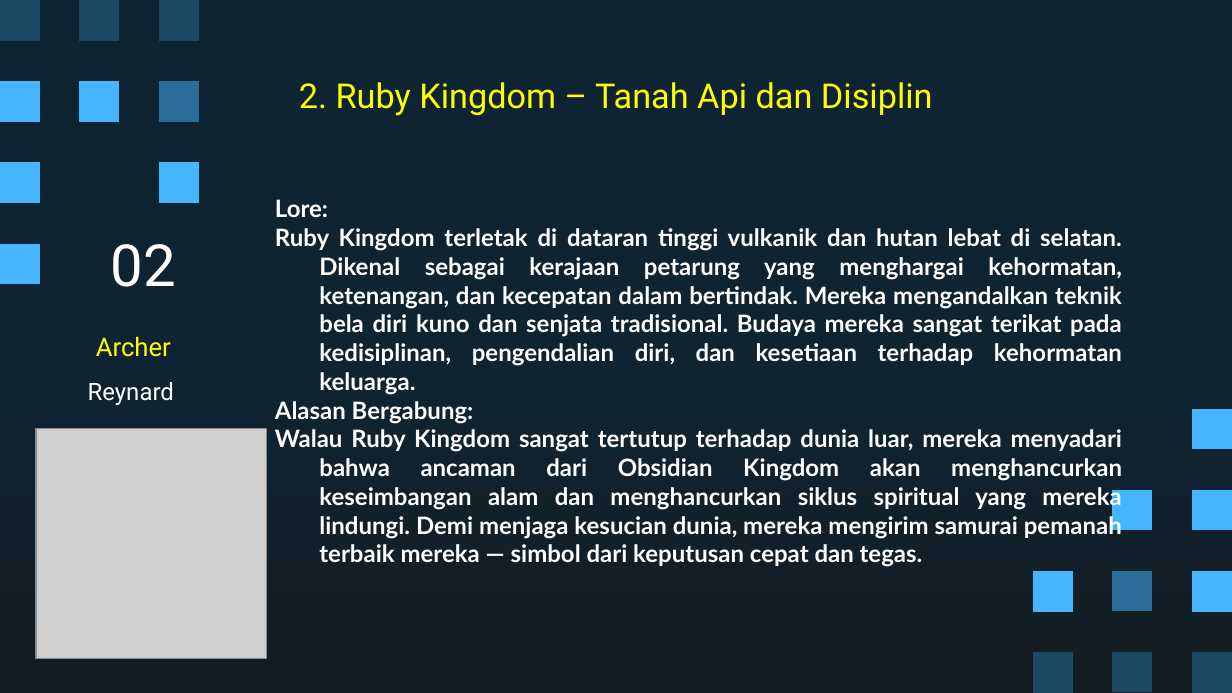
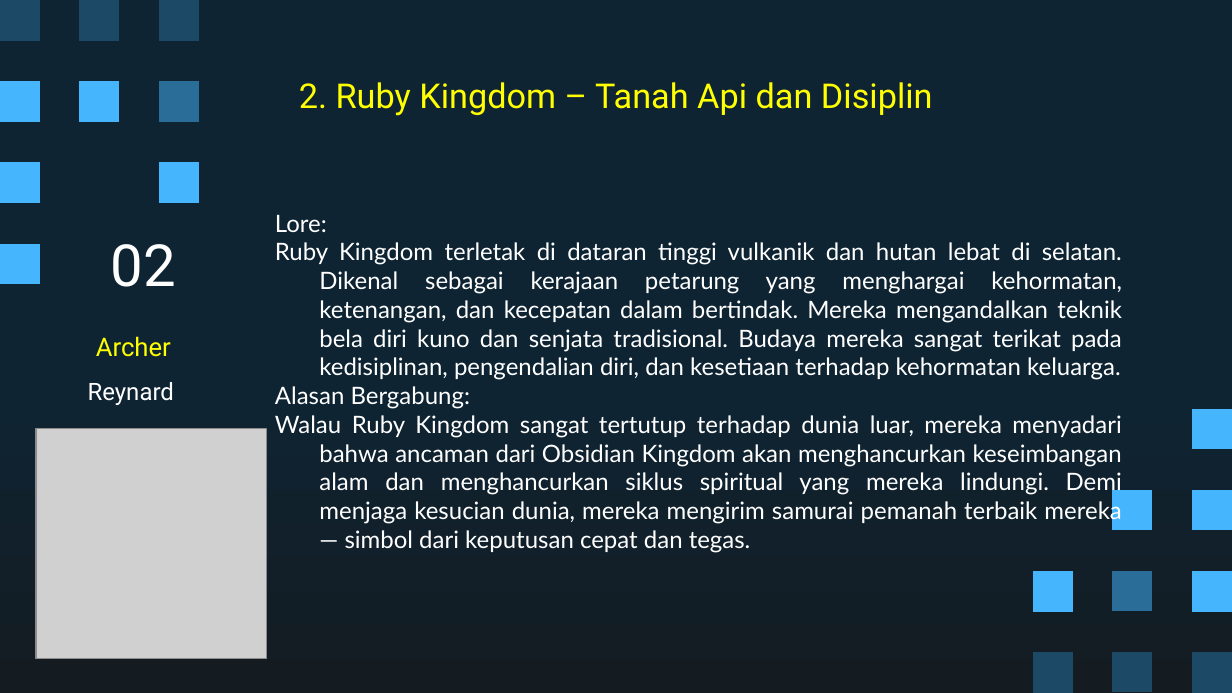
Before and after one commit to Ricardhad/gameProgProject, a slide deck: slide 6 of Super Pixel Vintage Gaming by Slidesgo.pptx. Drawn at 1232x693 pixels with LibreOffice and Linux fonts; fonts in the diff are those of the drawing; grey boxes stand for pictures. Boxes give left, top, right and bottom in pixels: in the first picture for what was removed or moved away, otherwise in the second. Text is boxed around its words. In the diff, an @@ line names an element or a change of style, - is before the commit and + after.

```diff
--- a/Super Pixel Vintage Gaming by Slidesgo.pptx
+++ b/Super Pixel Vintage Gaming by Slidesgo.pptx
@@ subtitle "Lore:" at (275, 214, 1122, 553): bold off @@
```
Also in this commit, not shown: 8 other slides changed.
